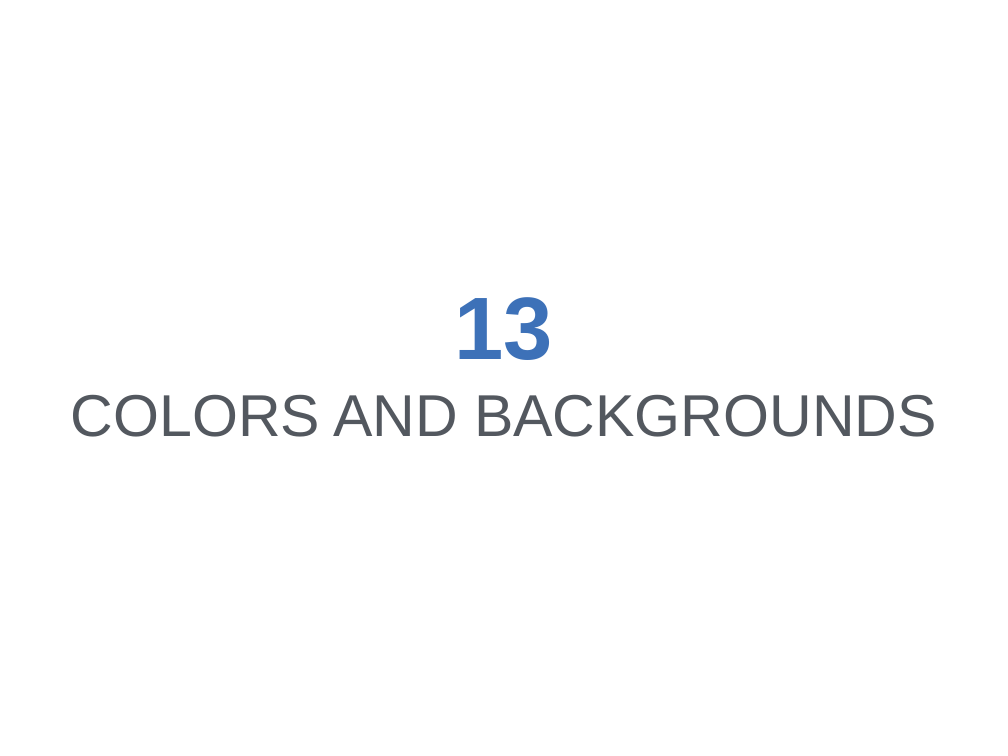
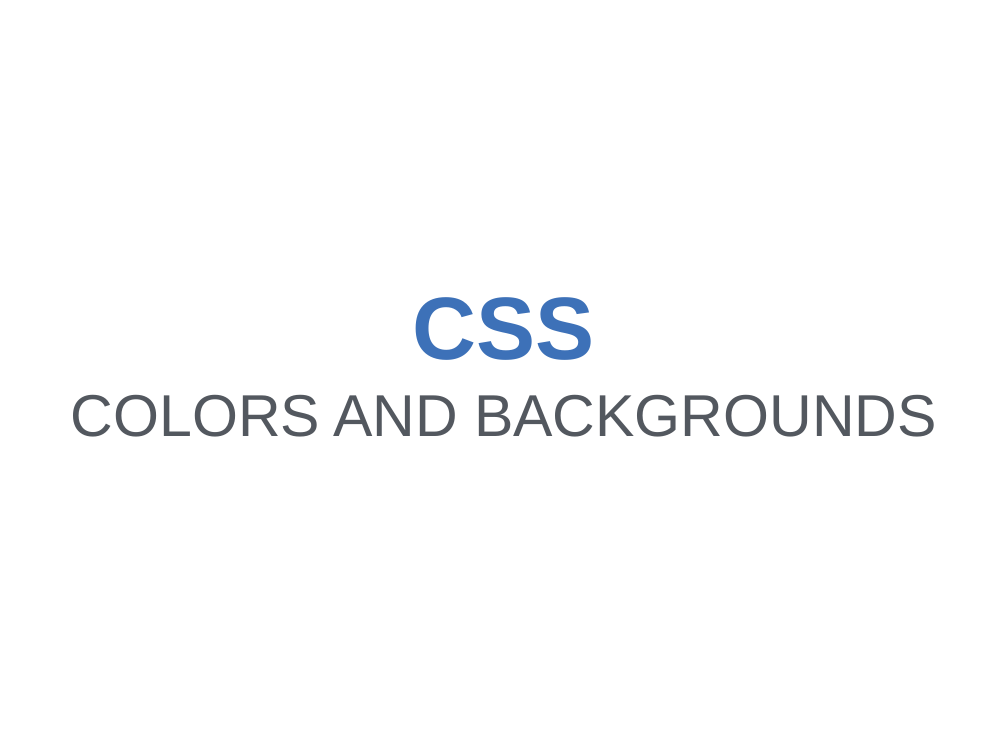
Before and after one commit to xiaoleibi/MMDPPT26, a slide deck: slide 1 of Uge41ColorsBackgrounds.pptx. Drawn at 1008x756 pixels with LibreOffice and Linux fonts; fonts in the diff are those of the drawing; background and template pictures are left out. Boxes give left, top, right and bottom in pixels: in the first picture for what was removed or moved away, otherwise in the second. Text is boxed around its words. In the diff, an @@ line names an element or a change of style, - is before the commit and + after.

```diff
--- a/Uge41ColorsBackgrounds.pptx
+++ b/Uge41ColorsBackgrounds.pptx
@@ text at (71,297,936,437): text changed @@
-13
-COLORS AND BACKGROUNDS
+CSS
+COLORS AND BACKGROUNDS
```
Also in this commit, not shown: 2 other slides changed, 6 slides removed, 16 other files.
